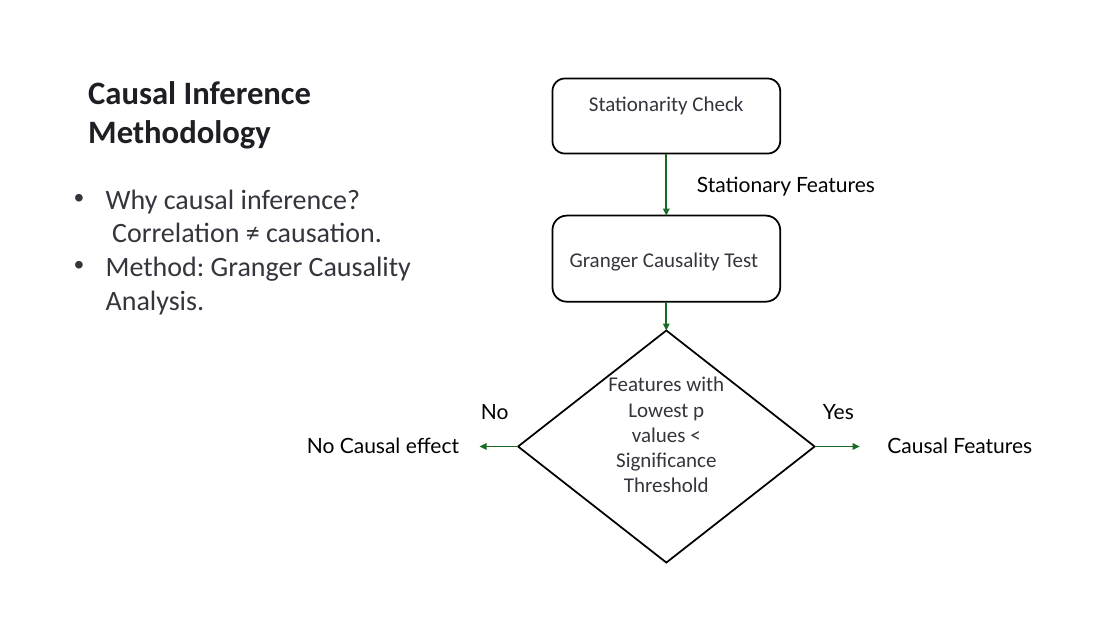
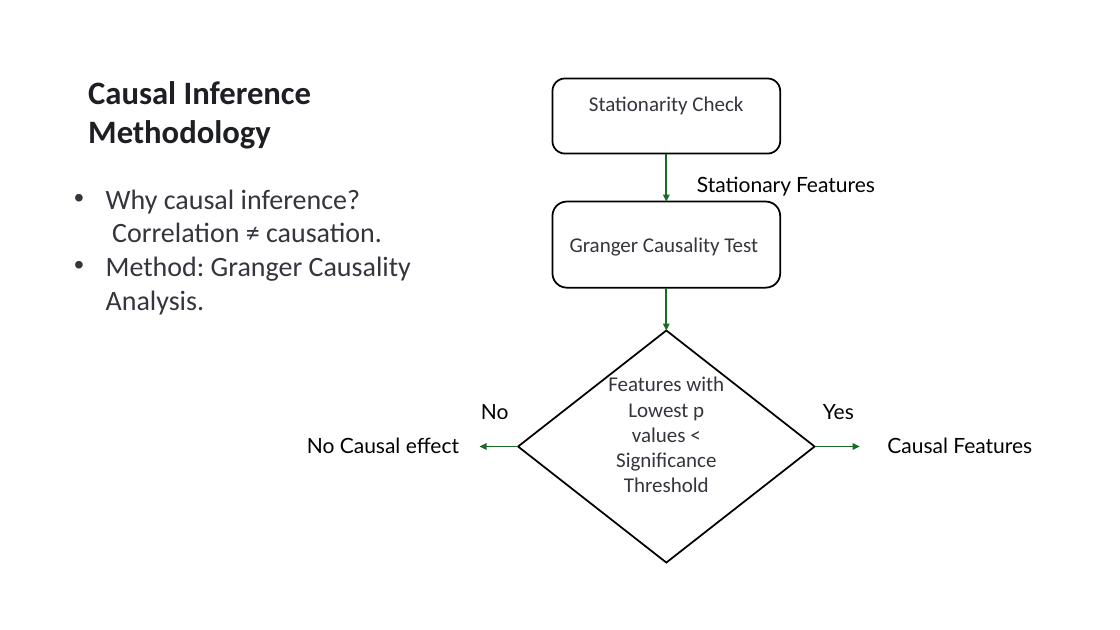
Before and after one commit to sjohny-uh/Causal_Inference_Project, a slide deck: slide 11 of Presentation/Causal_Inference_Presentation.pptx. Drawn at 1120x630 pixels with LibreOffice and Linux fonts; fonts in the diff are those of the drawing. Boxes give left, top, right and bottom in pixels: in the first picture for what was removed or moved away, otherwise in the second. Text is boxed around its words. In the diff, an @@ line names an element or a change of style, - is before the commit and + after.

```diff
--- a/Presentation/Causal_Inference_Presentation.pptx
+++ b/Presentation/Causal_Inference_Presentation.pptx
@@ arrow moved from (666, 154) - (666, 216) to (666, 154) - (666, 202) @@
@@ rounded rectangle "Granger Causality Test": place and size @@
-rounded rectangle "Granger Causality Test" at (553,216,781,302)
+rounded rectangle "Granger Causality Test" at (553,202,781,288)
@@ arrow moved from (666, 302) - (666, 330) to (666, 287) - (666, 330) @@
```
Also in this commit, not shown: 2 other slides changed.
